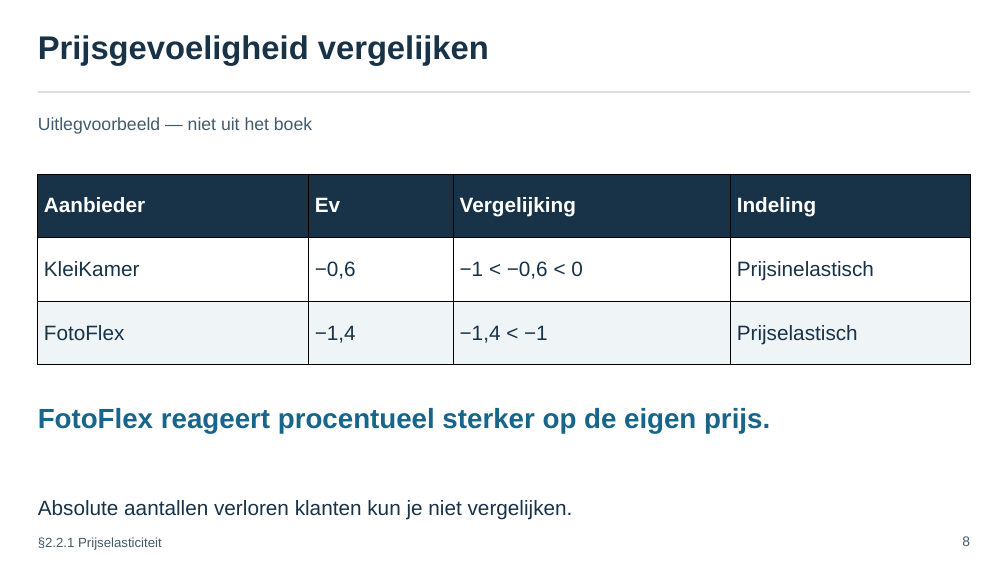
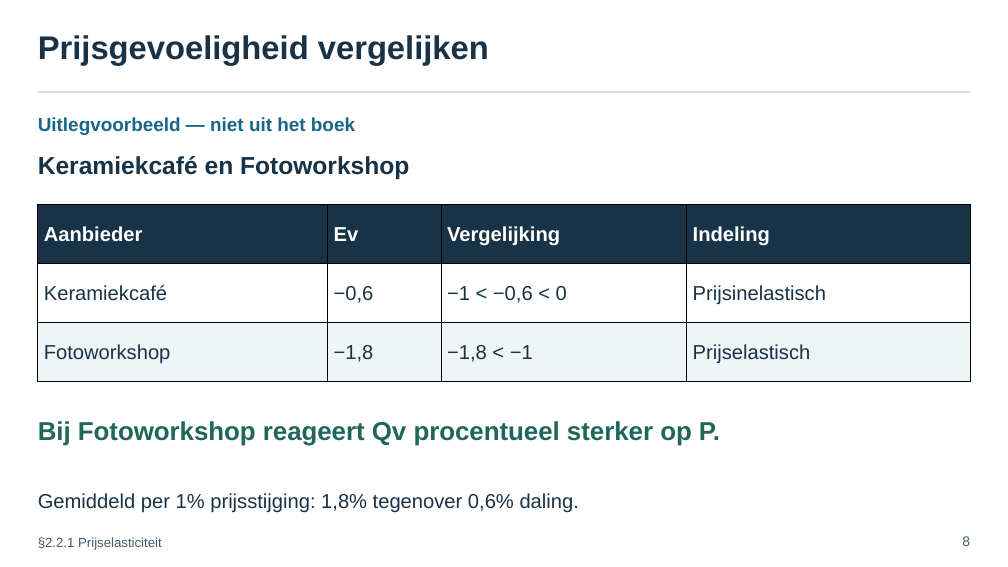
Before and after one commit to meijer1973/4veco-lessen, a slide deck: slide 8 of Boek 2 - Kosten, opbrengsten, elasticiteit en surplus/edities/chat-2026/bronnen/H2/paragrafen/2.2.1 Prijselasticiteit/2.2.1 Prijselasticiteit – presentatie.pptx. Drawn at 1008x567 pixels with LibreOffice and Linux fonts; fonts in the diff are those of the drawing. Boxes give left, top, right and bottom in pixels: in the first picture for what was removed or moved away, otherwise in the second. Text is boxed around its words. In the diff, an @@ line names an element or a change of style, - is before the commit and + after.

```diff
--- a/Boek 2 - Kosten, opbrengsten, elasticiteit en surplus/edities/chat-2026/bronnen/H2/paragrafen/2.2.1 Prijselasticiteit/2.2.1 Prijselasticiteit – presentatie.pptx
+++ b/Boek 2 - Kosten, opbrengsten, elasticiteit en surplus/edities/chat-2026/bronnen/H2/paragrafen/2.2.1 Prijselasticiteit/2.2.1 Prijselasticiteit – presentatie.pptx
@@ text "Uitlegvoorbeeld — niet uit het ..." at (x1=38, y1=117, x2=355, y2=135): size 21 to 22.5 pt, text colour #445B6B to #17658A, bold on @@
@@ text added at (x1=38, y1=156, x2=409, y2=179), 29.2 pt, text #183247, bold @@
+Keramiekcafé en Fotoworkshop
@@ table at (x1=37, y1=205, x2=970, y2=382) @@
-row 2, column 1: KleiKamer
+row 2, column 1: Keramiekcafé
-row 3: FotoFlex | −1,4 | −1,4 < −1 | Prijselastisch
+row 3: Fotoworkshop | −1,8 | −1,8 < −1 | Prijselastisch
@@ size 24.8 to 24 pt in "Aanbieder", "Ev", "Vergelijking", "Indeling" and 4 more places @@
@@ table resized from (x1=37, y1=174, x2=970, y2=365) to (x1=37, y1=205, x2=970, y2=382) @@
@@ text at (x1=38, y1=421, x2=720, y2=446): text changed; size 33 to 30.8 pt; text colour #17658A to #20665B @@
-FotoFlex reageert procentueel sterker op de eigen prijs.
+Bij Fotoworkshop reageert Qv procentueel sterker op P.
@@ text removed at (x1=38, y1=500, x2=573, y2=520) @@
-Absolute aantallen verloren klanten kun je niet vergelijken.
@@ text added at (x1=38, y1=493, x2=579, y2=513), 24 pt, text #183247 @@
+Gemiddeld per 1% prijsstijging: 1,8% tegenover 0,6% daling.
```
Also in this commit, not shown: 15 other slides changed, 8 slides added, 6 slides removed, 12 other files.
